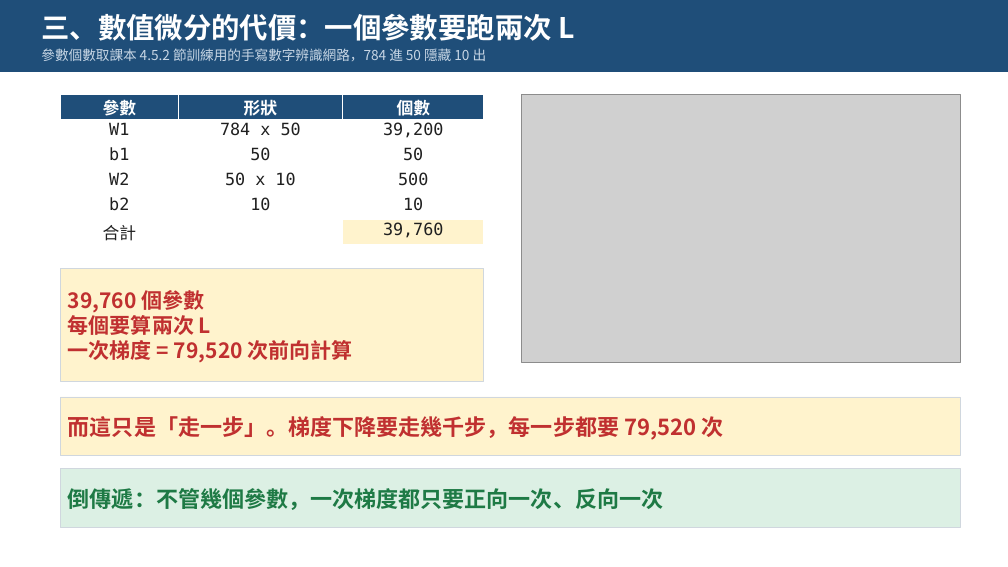
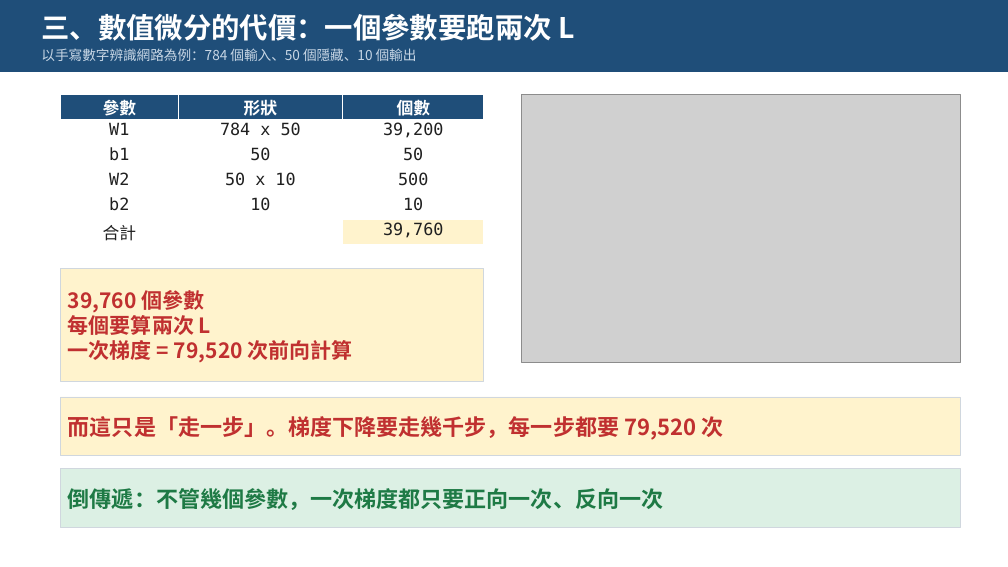
Before and after one commit to pychang-ai/115-1_DLMA, a slide deck: slide 5 of topics/backprop/課外主題_倒傳遞演算法.pptx. Drawn at 1008x567 pixels with LibreOffice and Linux fonts; fonts in the diff are those of the drawing; grey boxes stand for pictures. Boxes give left, top, right and bottom in pixels: in the first picture for what was removed or moved away, otherwise in the second. Text is boxed around its words. In the diff, an @@ line names an element or a change of style, - is before the commit and + after.

```diff
--- a/topics/backprop/課外主題_倒傳遞演算法.pptx
+++ b/topics/backprop/課外主題_倒傳遞演算法.pptx
@@ text at <box>41,48,417,61</box>: text changed @@
-參數個數取課本 4.5.2 節訓練用的手寫數字辨識網路，784 進 50 隱藏 10 出
+以手寫數字辨識網路為例：784 個輸入、50 個隱藏、10 個輸出
```
Also in this commit, not shown: 12 other slides changed, 23 other files.
